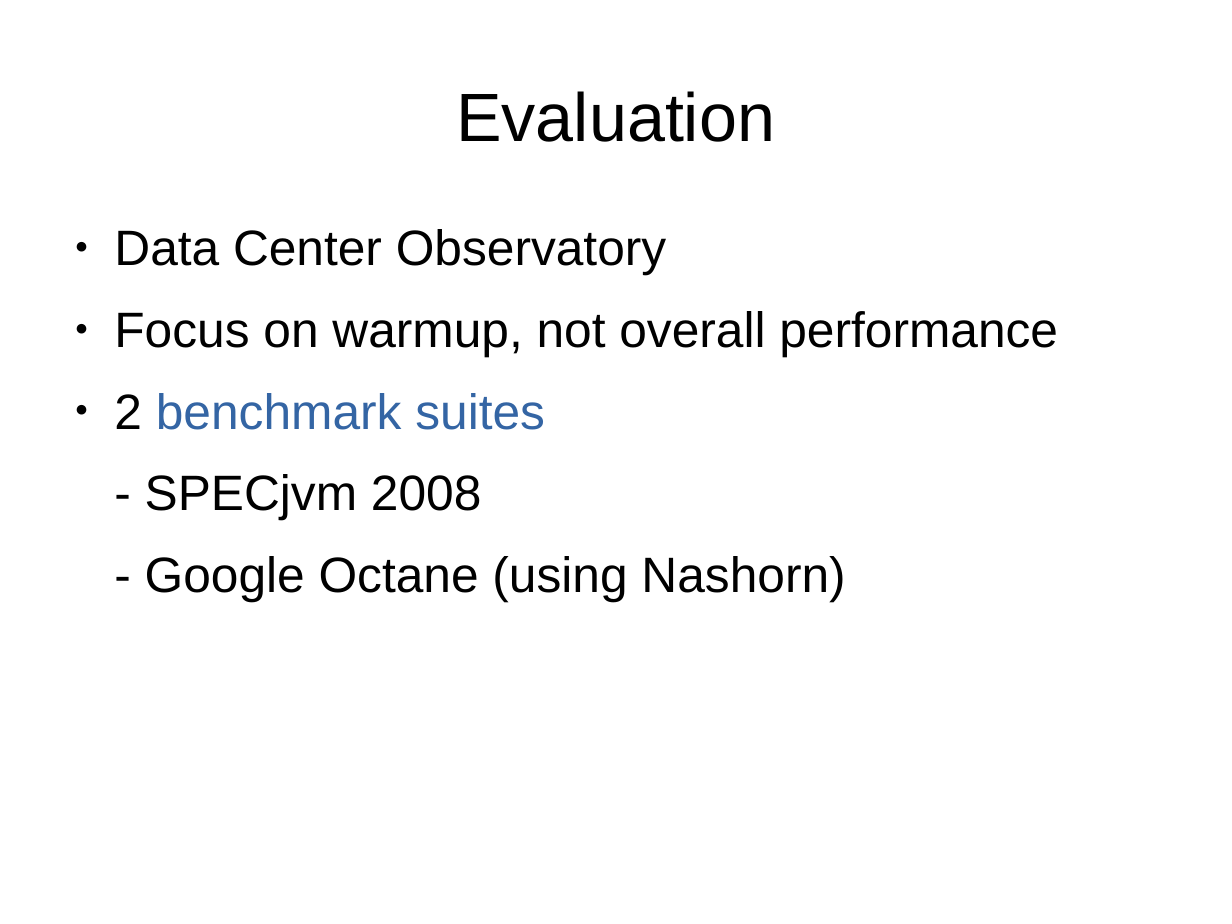
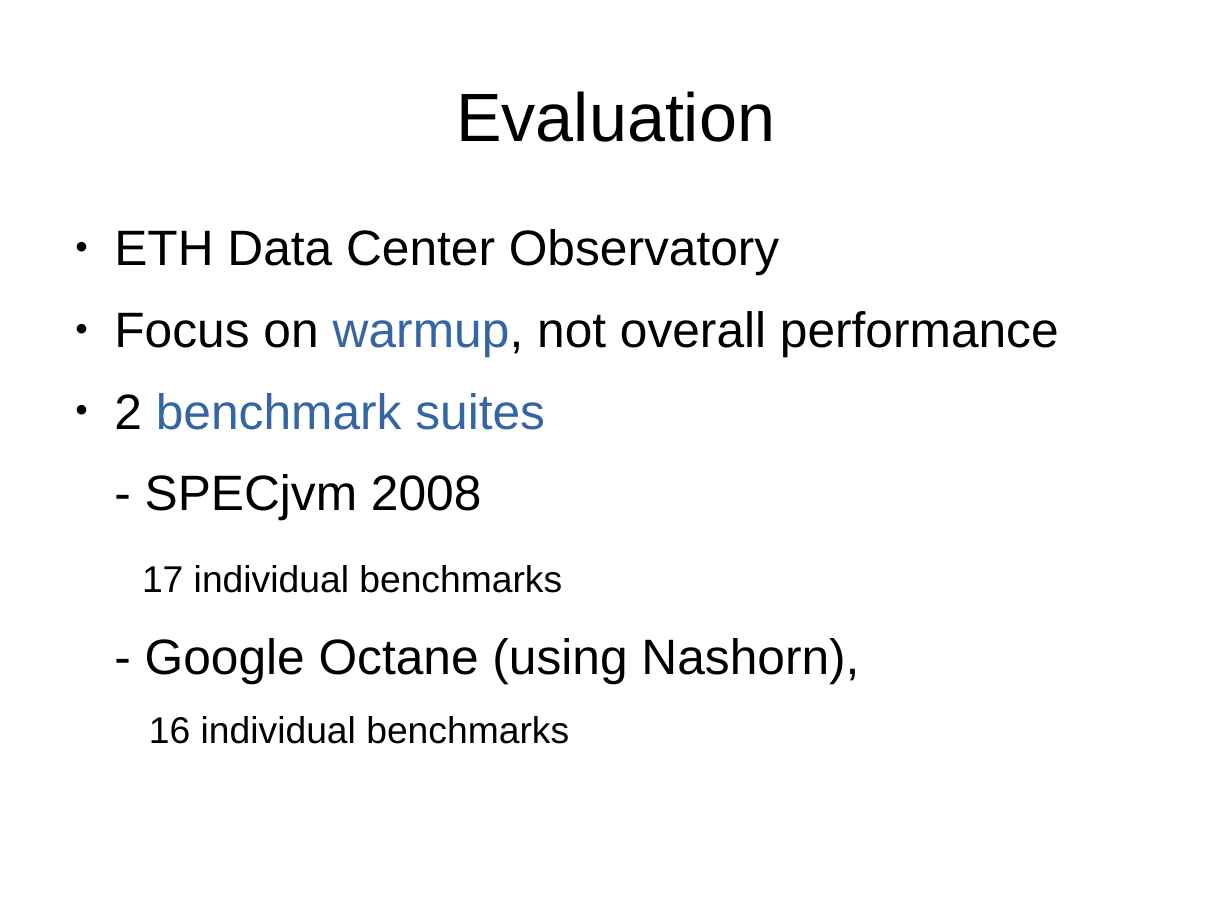
Before and after one commit to mohlerm/hotspot, a slide deck: slide 9 of presentation/profile_caching_mohlerm_presentation.odp. Drawn at 1232x924 pixels with LibreOffice and Linux fonts; fonts in the diff are those of the drawing. Boxes give left, top, right and bottom in pixels: in the first picture for what was removed or moved away, otherwise in the second. Text is boxed around its words. In the diff, an @@ line names an element or a change of style, - is before the commit and + after.

Commit message:
presentation

```diff
--- a/presentation/profile_caching_mohlerm_presentation.odp
+++ b/presentation/profile_caching_mohlerm_presentation.odp
@@ text at <box>114,229,779,275</box>: text changed @@
-● Data Center Observatory
+● ETH Data Center Observatory
@@ text at <box>114,311,1059,357</box>: text colour #000000 to #3465A4 in "warmup," @@
@@ text at <box>142,565,859,744</box>: text changed; size 32 to 24 pt @@
-- Google Octane (using Nashorn)
+17 individual benchmarks
+- Google Octane (using Nashorn),
+16 individual benchmarks
```
Also in this commit, not shown: 5 other slides changed, 1 slide added, 30 other files.
